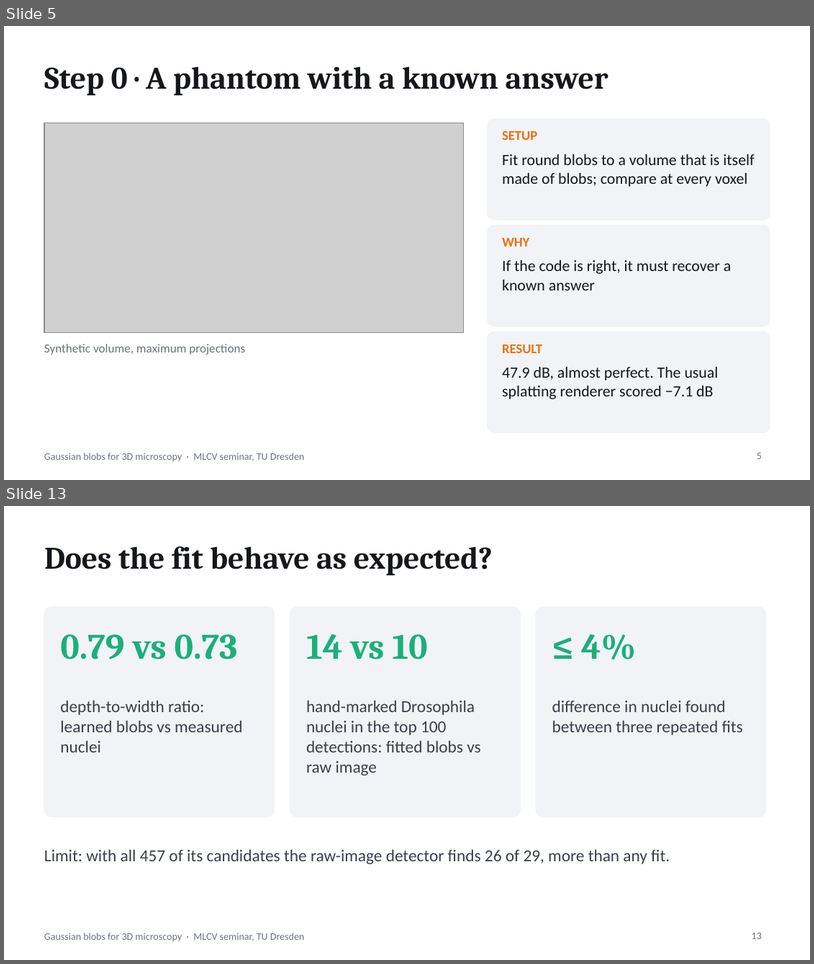
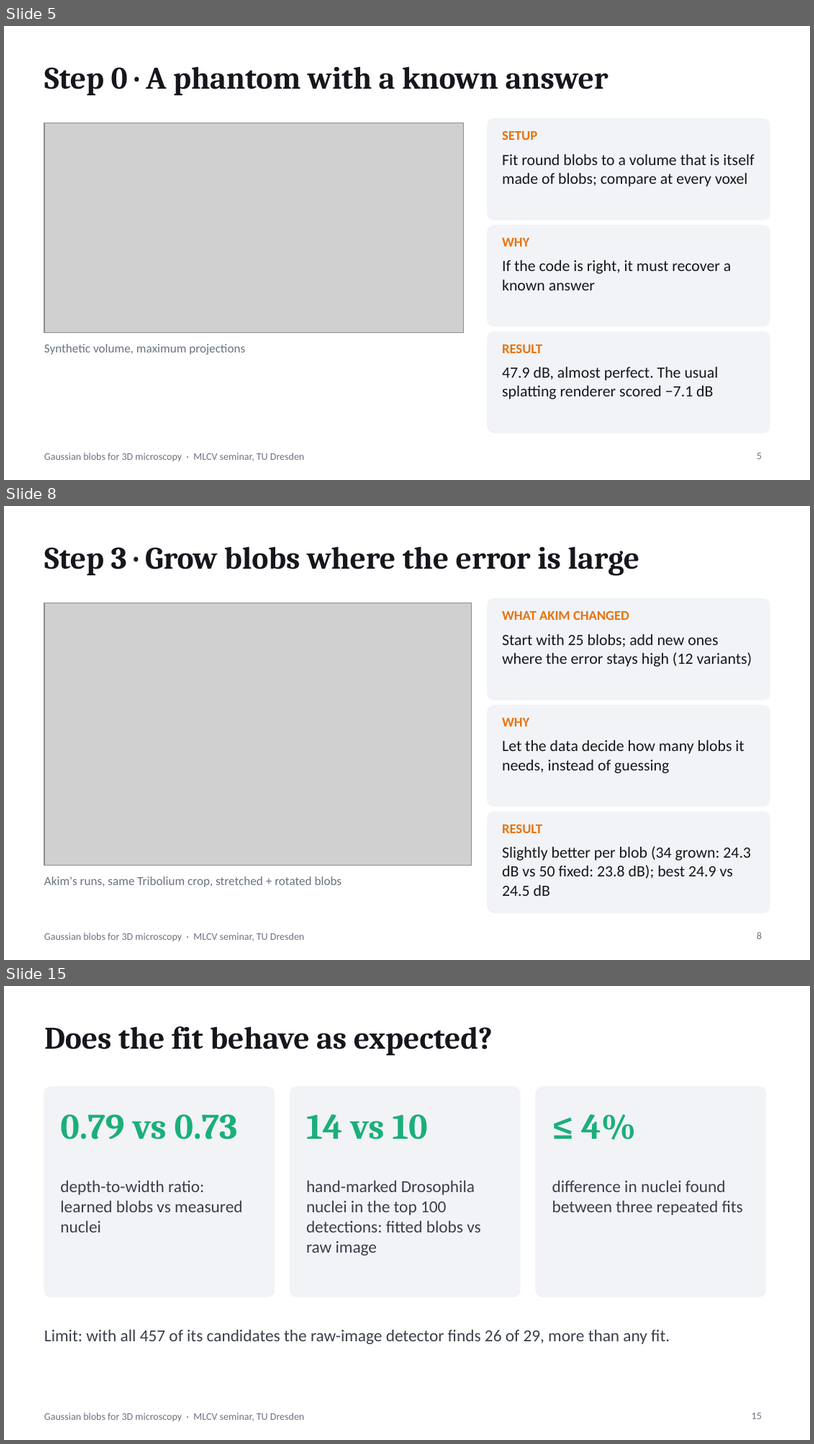
Before and after one commit to asadrizvi64/DeepLearning-Seminar-TeamProject, a slide deck: Gaussian_Blobs_Microscopy_v3.pptx. Shown one above the other, each under a label of ours: slides 5 and 13 before the commit, slides 5, 8 and 15 after it; the slides between them are not shown. The pictures are 814x964 and 814x1444 pixels, drawn with LibreOffice and Linux fonts; fonts in the diff are those of the drawing; grey boxes stand for pictures. Boxes give left, top, right and bottom in pixels: in the first picture for what was removed or moved away, otherwise in the second. Text is boxed around its words. In the diff, an @@ line names an element or a change of style, - is before the commit and + after.

```diff
--- a/Gaussian_Blobs_Microscopy_v3.pptx
+++ b/Gaussian_Blobs_Microscopy_v3.pptx
@@ slide 8 added at (x1=4, y1=506, x2=810, y2=960), background #FFFFFF; not listed: 1 template element that a slide beside it also shows @@
@@ title added at (x1=44, y1=546, x2=640, y2=576), 28 pt, text #15171C, bold @@
+Step 3 · Grow blobs where the error is large
@@ picture added at (x1=44, y1=602, x2=472, y2=865) @@
@@ rounded rectangle added at (x1=488, y1=599, x2=770, y2=700), fill #F1F3F6, outline #F1F3F6 1 pt @@
@@ text added at (x1=502, y1=610, x2=630, y2=620), 12 pt, text #E8730C, bold @@
+WHAT AKIM CHANGED
@@ text added at (x1=502, y1=634, x2=753, y2=667), 14 pt, text #15171C @@
+Start with 25 blobs; add new ones where the error stays high (12 variants)
@@ rounded rectangle added at (x1=488, y1=705, x2=770, y2=806), fill #F1F3F6, outline #F1F3F6 1 pt @@
@@ text added at (x1=502, y1=718, x2=530, y2=726), 12 pt, text #E8730C, bold @@
+WHY
@@ text added at (x1=502, y1=740, x2=744, y2=773), 14 pt, text #15171C @@
+Let the data decide how many blobs it needs, instead of guessing
@@ rounded rectangle added at (x1=488, y1=811, x2=770, y2=912), fill #F1F3F6, outline #F1F3F6 1 pt @@
@@ text added at (x1=502, y1=824, x2=543, y2=833), 12 pt, text #E8730C, bold @@
+RESULT
@@ text added at (x1=502, y1=846, x2=751, y2=896), 14 pt, text #15171C @@
+Slightly better per blob (34 grown: 24.3 dB vs 50 fixed: 23.8 dB); best 24.9 vs 24.5 dB
@@ text added at (x1=44, y1=876, x2=342, y2=887), 11 pt, text #6B7280 @@
+Akim's runs, same Tribolium crop, stretched + rotated blobs
@@ page number added at (x1=757, y1=932, x2=762, y2=939), 9 pt, text #6B7280 @@
+8
@@ what was slide 13 is now slide 15 @@
```
Also in this commit, not shown: 6 slides changed, 1 other slide added, 5 other files.
